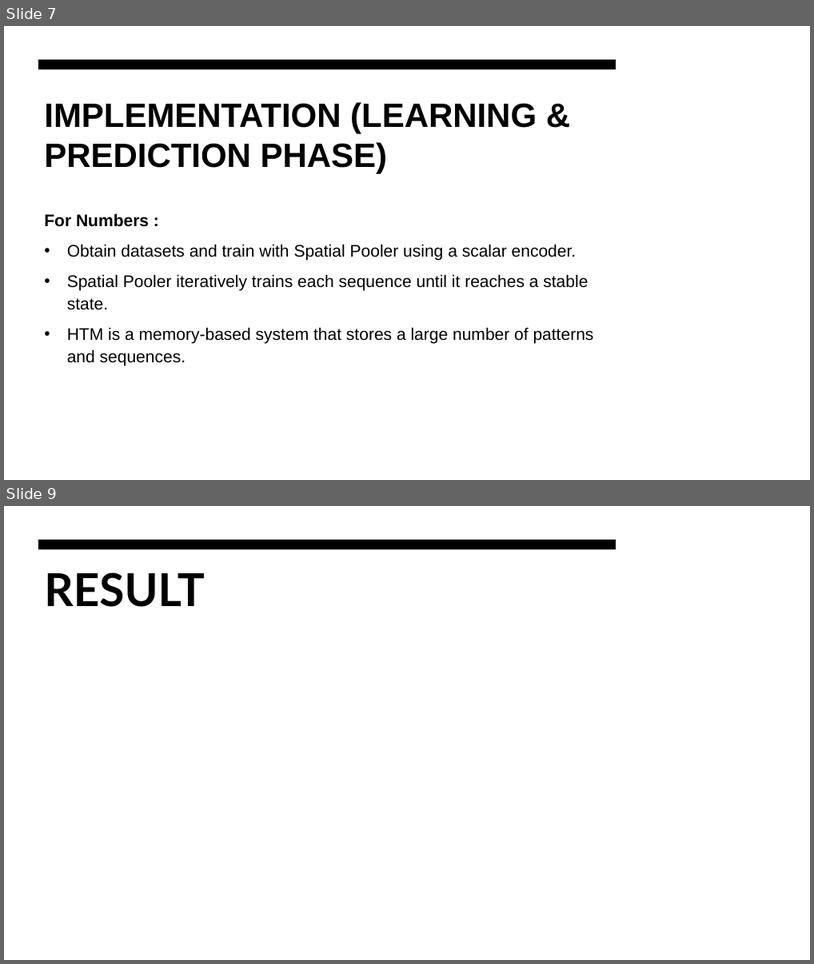
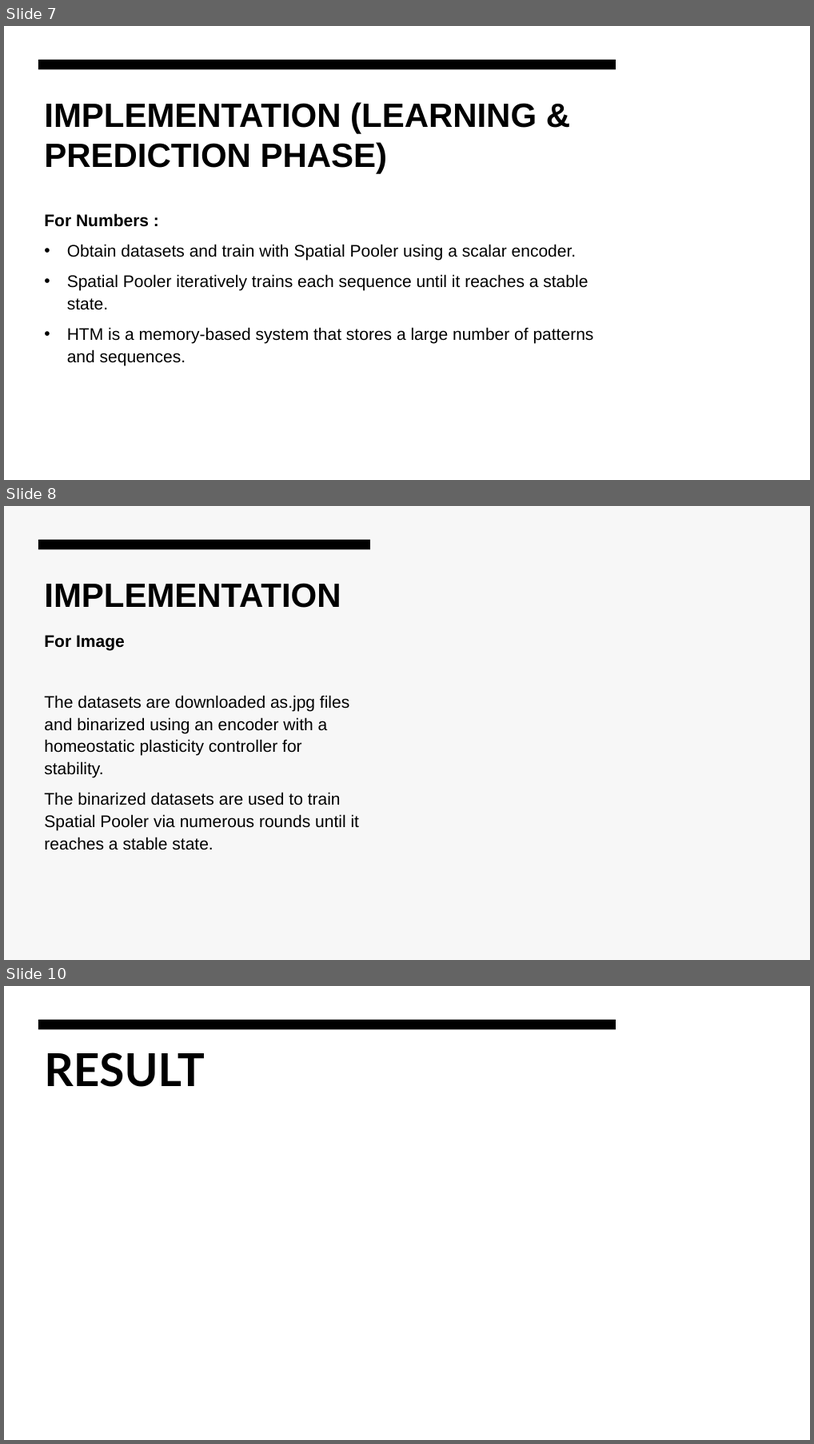
Before and after one commit to faizmohammedkhan7/neocortexapi, a slide deck: source/MySEProject/Documentation/ML-22-23-15 Approve Prediction of Multisequence Learning .pptx. Shown one above the other, each under a label of ours: slides 7 and 9 before the commit, slides 7, 8 and 10 after it; the slides between them are not shown. The pictures are 814x964 and 814x1444 pixels, drawn with LibreOffice and Linux fonts; fonts in the diff are those of the drawing. Boxes give left, top, right and bottom in pixels: in the first picture for what was removed or moved away, otherwise in the second. Text is boxed around its words. In the diff, an @@ line names an element or a change of style, - is before the commit and + after.

```diff
--- a/source/MySEProject/Documentation/ML-22-23-15 Approve Prediction of Multisequence Learning .pptx
+++ b/source/MySEProject/Documentation/ML-22-23-15 Approve Prediction of Multisequence Learning .pptx
@@ slide 8 added at (x1=4, y1=506, x2=810, y2=960), background #F7F7F7 @@
@@ rectangle added at (x1=38, y1=540, x2=370, y2=549), fill #000000 @@
@@ title added at (x1=44, y1=583, x2=341, y2=608), 40 pt, text #000000, bold @@
+IMPLEMENTATION
@@ text added at (x1=44, y1=635, x2=359, y2=850), 20 pt, text #000000 @@
+For Image
+The datasets are downloaded as.jpg files and binarized using an encoder with a homeostatic plasticity controller for stability.
+The binarized datasets are used to train Spatial Pooler via numerous rounds until it reaches a stable state.
@@ what was slide 9 is now slide 10 @@
```
Also in this commit, not shown: 1 slide changed.
